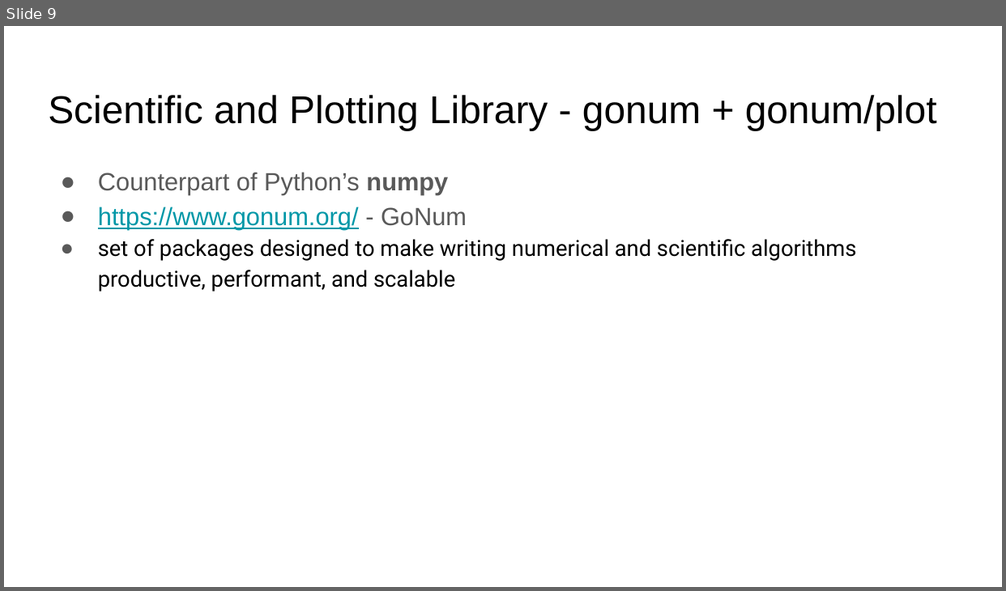
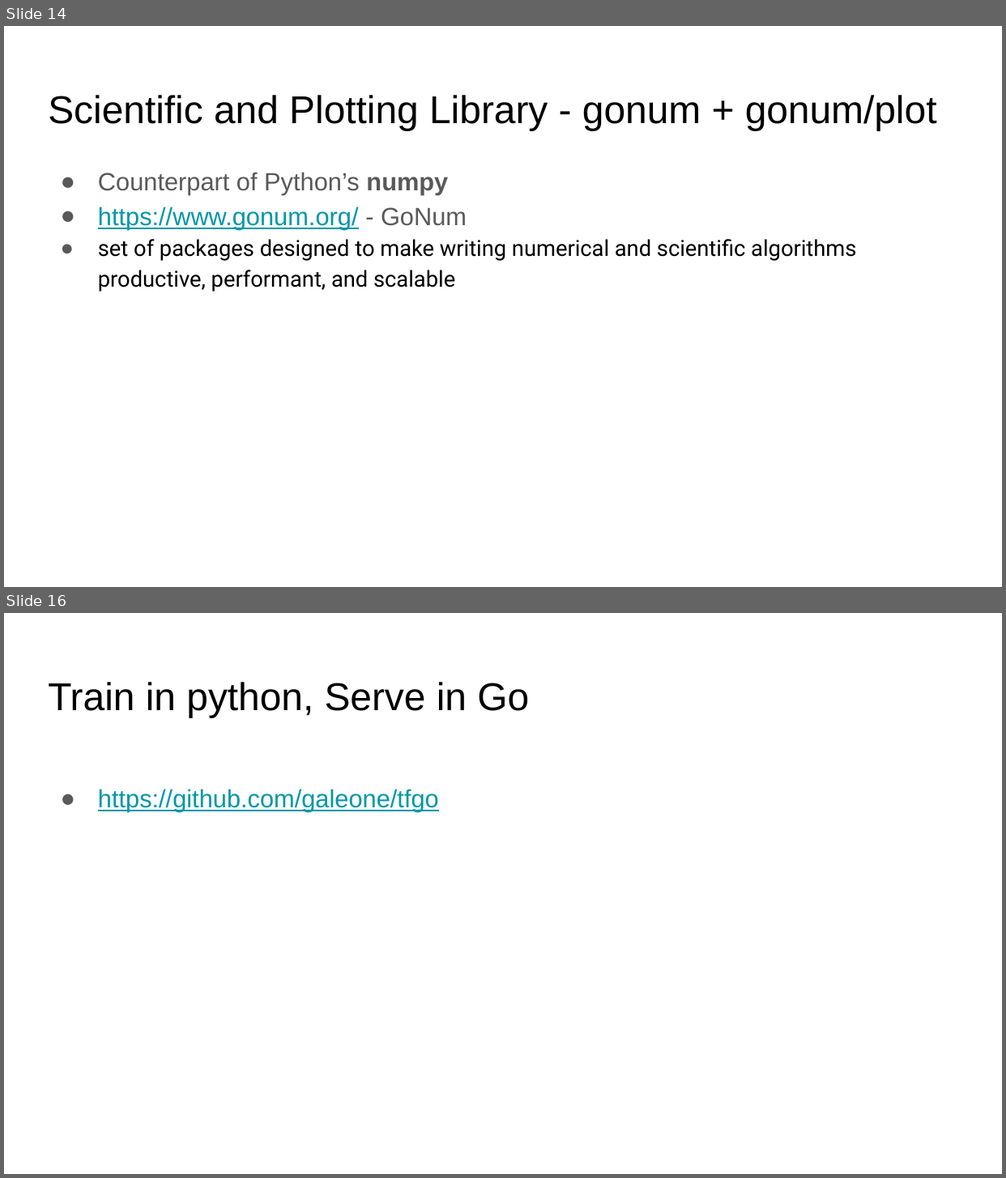
Before and after one commit to ephraimberkovitch/golang_ml, a slide deck: Go ML Meetup.pptx. Shown one above the other, each under a label of ours: slide 9 before the commit, slides 14 and 16 after it; the slides between them are not shown. The pictures are 1006x591 and 1006x1178 pixels, drawn with LibreOffice and Linux fonts; fonts in the diff are those of the drawing. Boxes give left, top, right and bottom in pixels: in the first picture for what was removed or moved away, otherwise in the second. Text is boxed around its words. In the diff, an @@ line names an element or a change of style, - is before the commit and + after.

```diff
--- a/Go ML Meetup.pptx
+++ b/Go ML Meetup.pptx
@@ slide 16 added at <box>4,613,1002,1174</box>, background #FFFFFF @@
@@ title added at <box>48,682,529,717</box>, 28 pt, text #000000 @@
+Train in python, Serve in Go
@@ text added at <box>98,789,439,812</box>, 18 pt, text #0097A7, underline @@
+● https://github.com/galeone/tfgo
@@ what was slide 9 is now slide 14 @@
```
Also in this commit, not shown: 2 slides changed, 10 other slides added, 8 slides removed, 8 other files.
